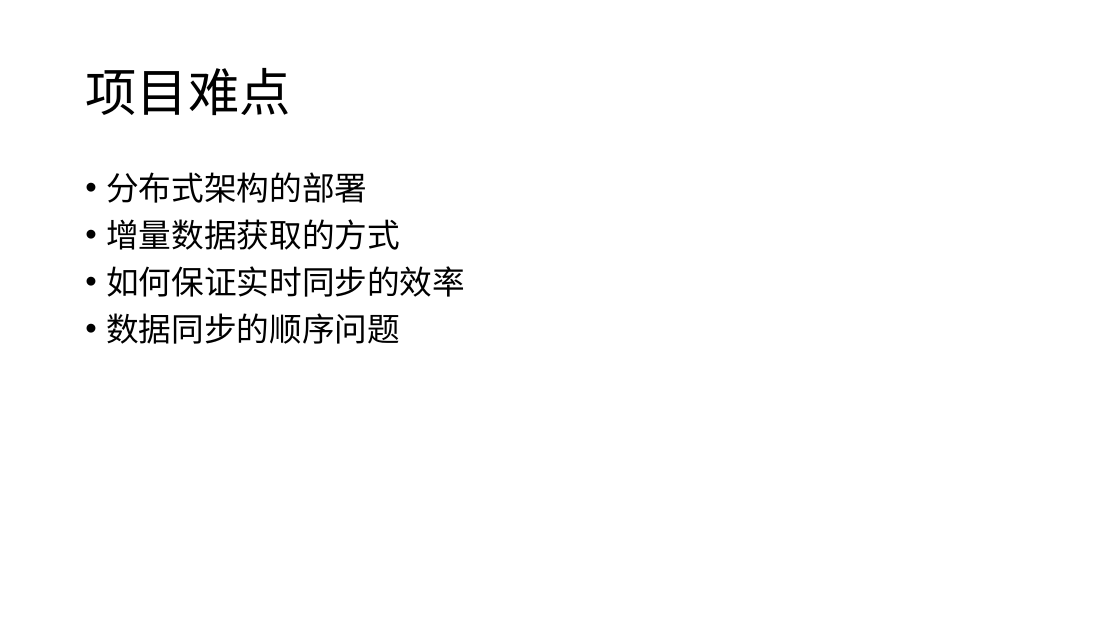
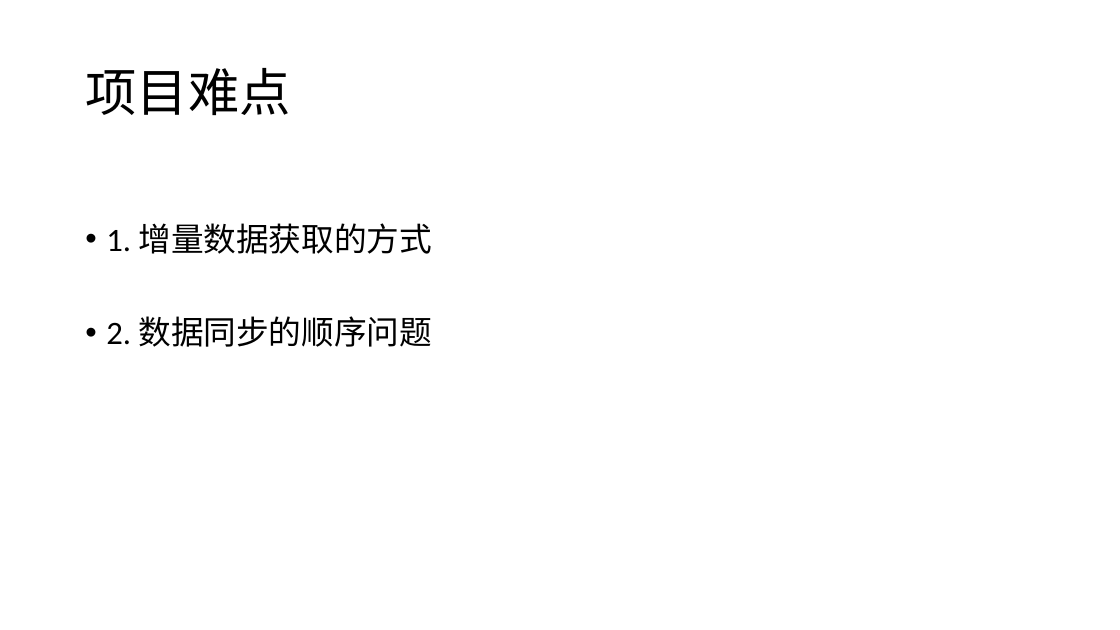
Before and after one commit to ryan255/graduation-thesis, a slide deck: slide 9 of 基于kafka的分布式存储架构应用研究.pptx (slide 8 before the commit). Drawn at 1120x630 pixels with LibreOffice and Linux fonts; fonts in the diff are those of the drawing; background and template pictures are left out. Boxes give left, top, right and bottom in pixels: in the first picture for what was removed or moved away, otherwise in the second. Text is boxed around its words. In the diff, an @@ line names an element or a change of style, - is before the commit and + after.

```diff
--- a/基于kafka的分布式存储架构应用研究.pptx
+++ b/基于kafka的分布式存储架构应用研究.pptx
@@ text at <box>106,223,433,347</box>: text changed @@
-• 分布式架构的部署
-• 增量数据获取的方式
-• 如何保证实时同步的效率
-• 数据同步的顺序问题
+• 1. 增量数据获取的方式
+• 2. 数据同步的顺序问题
```
Also in this commit, not shown: 3 other slides changed, 1 slide added.
